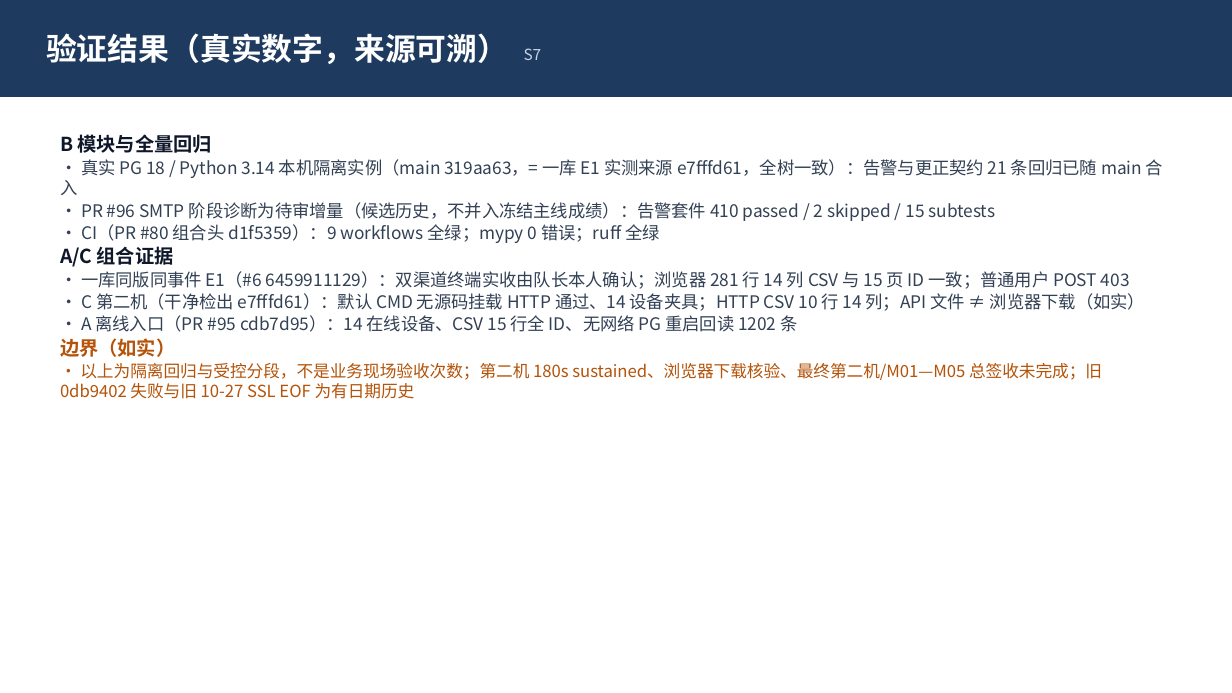
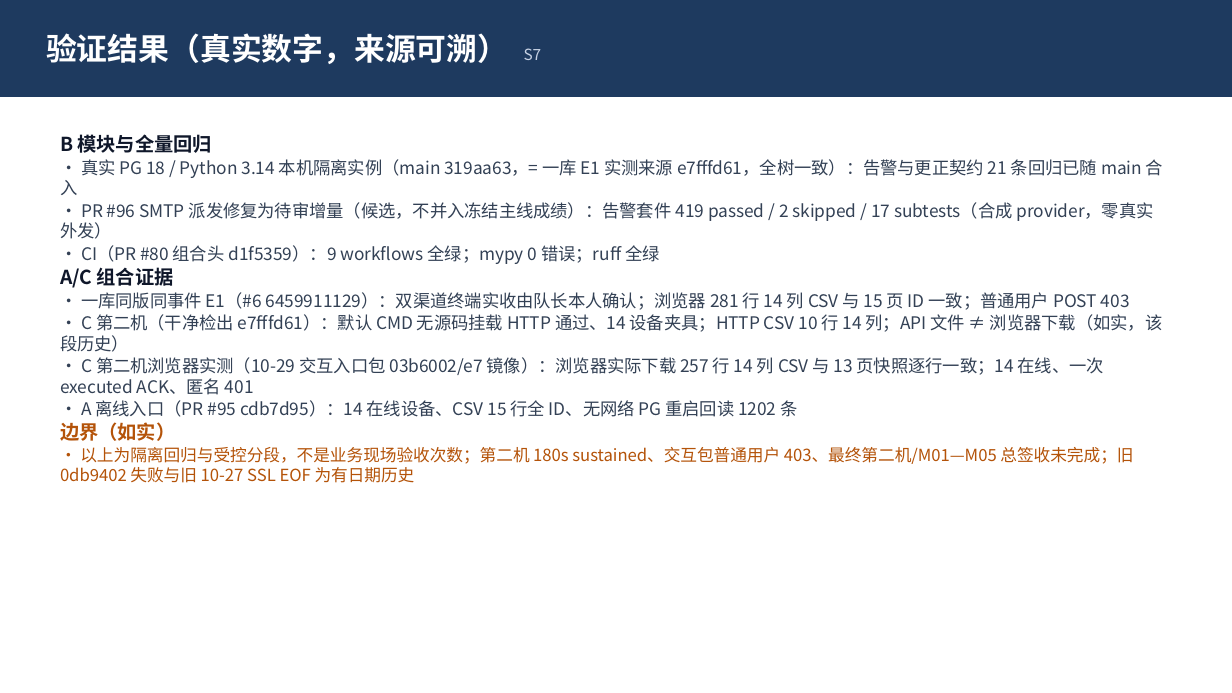
Before and after one commit to Cynthia060913/freshlink-zhikong-public, a slide deck: slide 7 of docs/submission/claude-b-materials/M04-PRESENTATION-DRAFT.pptx. Drawn at 1232x693 pixels with LibreOffice and Linux fonts; fonts in the diff are those of the drawing. Boxes give left, top, right and bottom in pixels: in the first picture for what was removed or moved away, otherwise in the second. Text is boxed around its words. In the diff, an @@ line names an element or a change of style, - is before the commit and + after.

Commit message:
docs(submission): record C second-machine browser CSV acceptance in M03; refresh M04
- M03 verification table row 9b: C's 2026-10-29 second-machine run of the
  offline interactive entry package (outer 03b6002 / image e7fffd61):
  package+manifest hashes verified before launch, real browser login,
  14 devices online, one executed ACK, browser-downloaded observations.csv
  (63387 B, 14 cols, 257 rows, SHA256 1f27794f...) row-by-row identical
  to all 13 snapshot pages, anonymous history 401, four workers exit 0.
  Untested kept honest: 403 ordinary-user write on this package, 180s
  sustained recovery, not a main 9978f0f image.
- M03 untested paragraph: browser-download verification now covered by
  row 9b; the 10-28 PR94 segment wording kept as dated history.
- build-m04.py S7: PR96 candidate numbers 419/2/17 (new head), new C
  second-machine browser bullet, boundary bullet updated (403-untested,
  download verified); S8 wording aligned. Rebuilt M04-PRESENTATION-DRAFT
  (8 slides, 371127 B, SHA256 b8cbcb32...aa29f; two builds identical).
- Source pptx whitelist-verified (A-FINAL-COMPONENT @ PR89 e2065927,
  a1a041f7...). No other pages touched.

```diff
--- a/docs/submission/claude-b-materials/M04-PRESENTATION-DRAFT.pptx
+++ b/docs/submission/claude-b-materials/M04-PRESENTATION-DRAFT.pptx
@@ text at <box>60,202,1153,239</box>: text changed @@
-• PR #96 SMTP 阶段诊断为待审增量（候选历史，不并入冻结主线成绩）：告警套件 410 passed / 2 skipped / 15 subtests
+• PR #96 SMTP 派发修复为待审增量（候选，不并入冻结主线成绩）：告警套件 419 passed / 2 skipped / 17 subtests（合成 provider，零真实外发）
@@ text at <box>60,314,1162,395</box>: text changed @@
-• C 第二机（干净检出 e7fffd61）：默认 CMD 无源码挂载 HTTP 通过、14 设备夹具；HTTP CSV 10 行 14 列；API 文件 ≠ 浏览器下载（如实）
+• C 第二机（干净检出 e7fffd61）：默认 CMD 无源码挂载 HTTP 通过、14 设备夹具；HTTP CSV 10 行 14 列；API 文件 ≠ 浏览器下载（如实，该段历史）
+• C 第二机浏览器实测（10-29 交互入口包 03b6002/e7 镜像）：浏览器实际下载 257 行 14 列 CSV 与 13 页快照逐行一致；14 在线、一次 executed ACK、匿名 401
@@ text at <box>60,447,1133,483</box>: text changed @@
-• 以上为隔离回归与受控分段，不是业务现场验收次数；第二机 180s sustained、浏览器下载核验、最终第二机/M01—M05 总签收未完成；旧 0db9402 失败与旧 10-27 SSL EOF 为有日期历史
+• 以上为隔离回归与受控分段，不是业务现场验收次数；第二机 180s sustained、交互包普通用户 403、最终第二机/M01—M05 总签收未完成；旧 0db9402 失败与旧 10-27 SSL EOF 为有日期历史
```
Also in this commit, not shown: 1 other slide changed, 2 other files.
